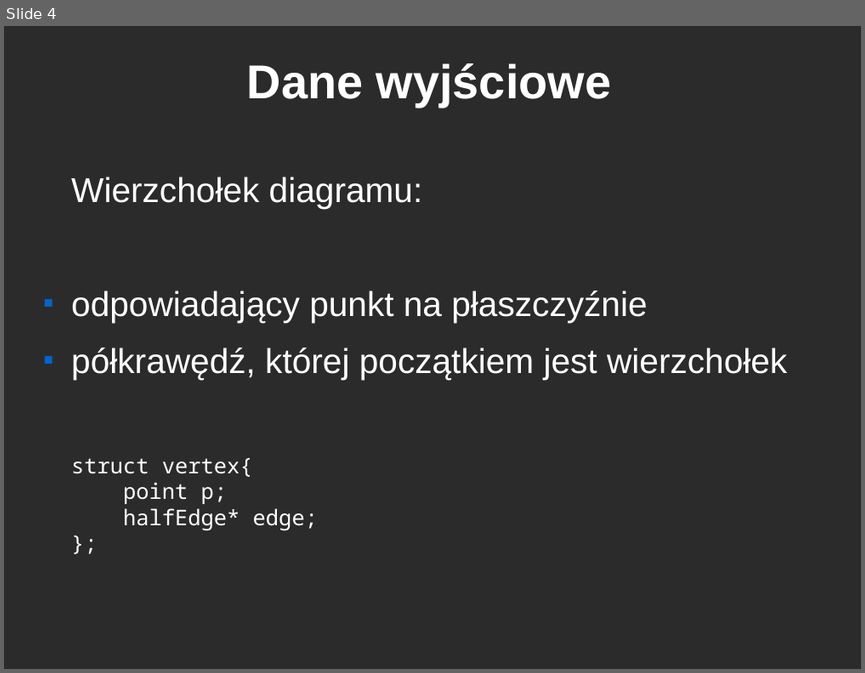
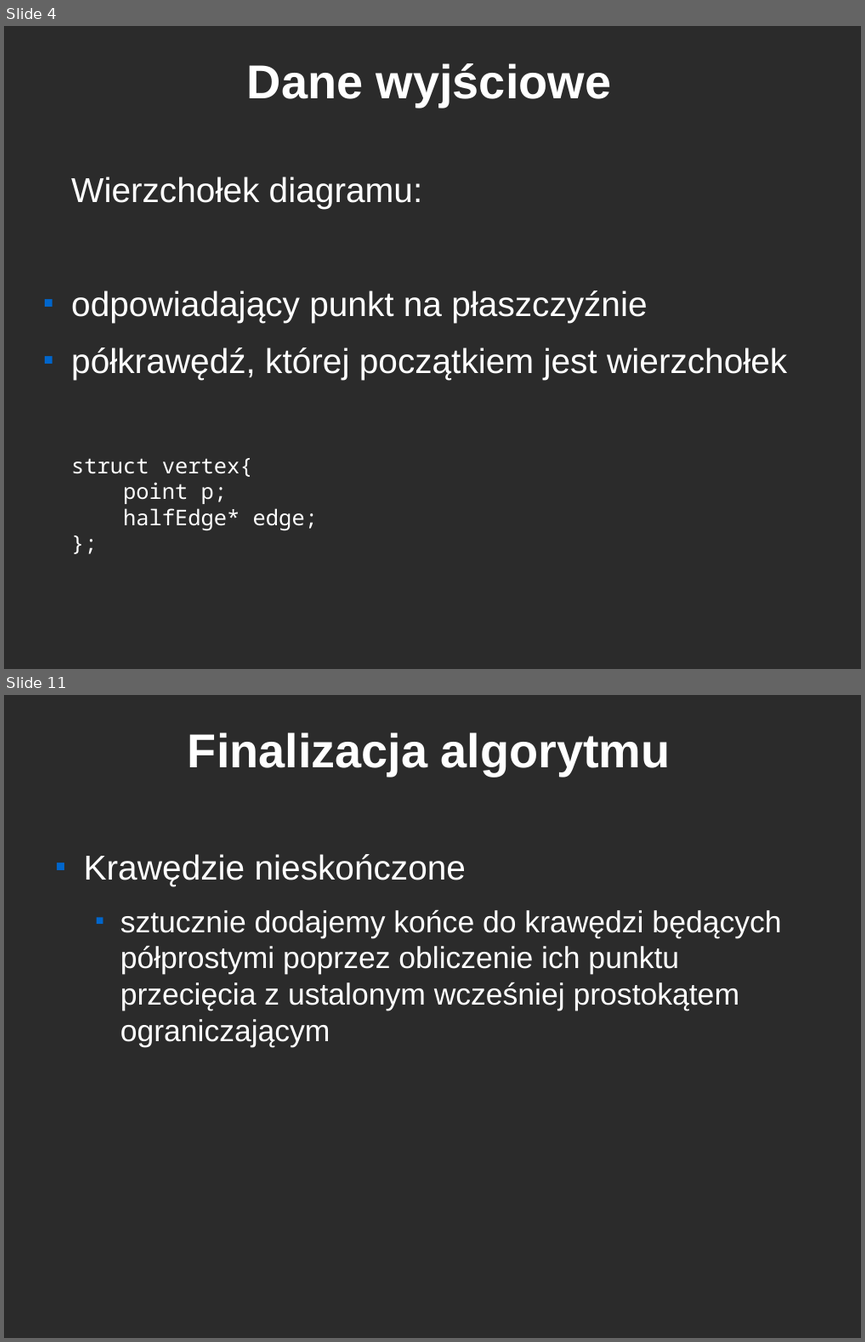
Before and after one commit to ghik/GO, a slide deck: fortune.odp. Shown one above the other, each under a label of ours: slide 4 before the commit, slides 4 and 11 after it; the slides between them are not shown. The pictures are 865x673 and 865x1342 pixels, drawn with LibreOffice and Linux fonts; fonts in the diff are those of the drawing; background and template pictures are left out; a plain dark background stands for a picture behind light text. Boxes give left, top, right and bottom in pixels: in the first picture for what was removed or moved away, otherwise in the second. Text is boxed around its words. In the diff, an @@ line names an element or a change of style, - is before the commit and + after.

```diff
--- a/fortune.odp
+++ b/fortune.odp
@@ slide 11 added at <box>4,695,861,1338</box>, background picture (left out) @@
@@ title added at <box>188,732,670,776</box>, 44 pt, text #FFFFFF, bold @@
+Finalizacja algorytmu
@@ text added at <box>84,854,781,1047</box>, 28 pt, text #FFFFFF @@
+■ Krawędzie nieskończone
+  ■ sztucznie dodajemy końce do krawędzi będących półprostymi poprzez obliczenie ich punktu przecięcia z ustalonym wcześniej prostokątem ograniczającym
```
Also in this commit, not shown: 6 other slides added.
